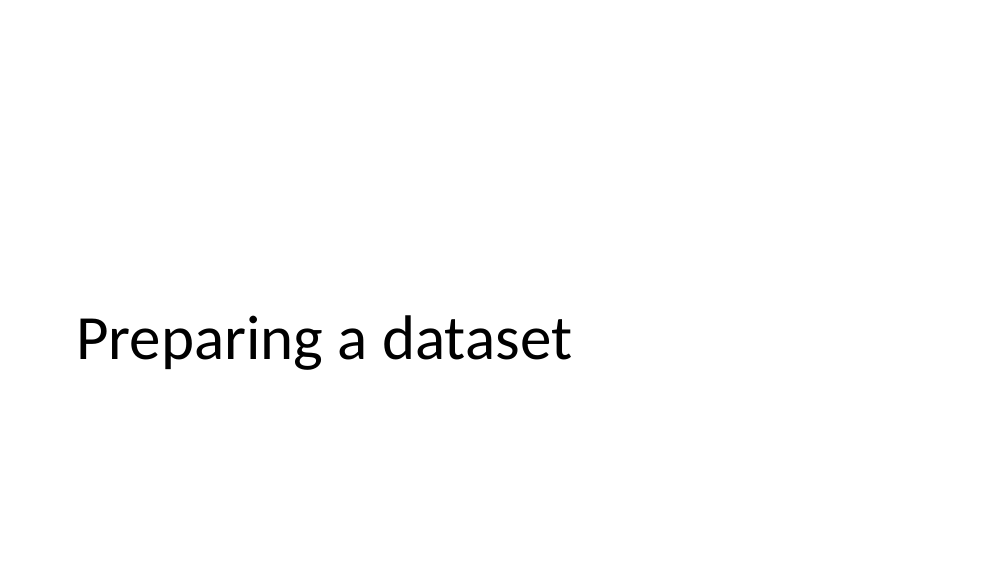
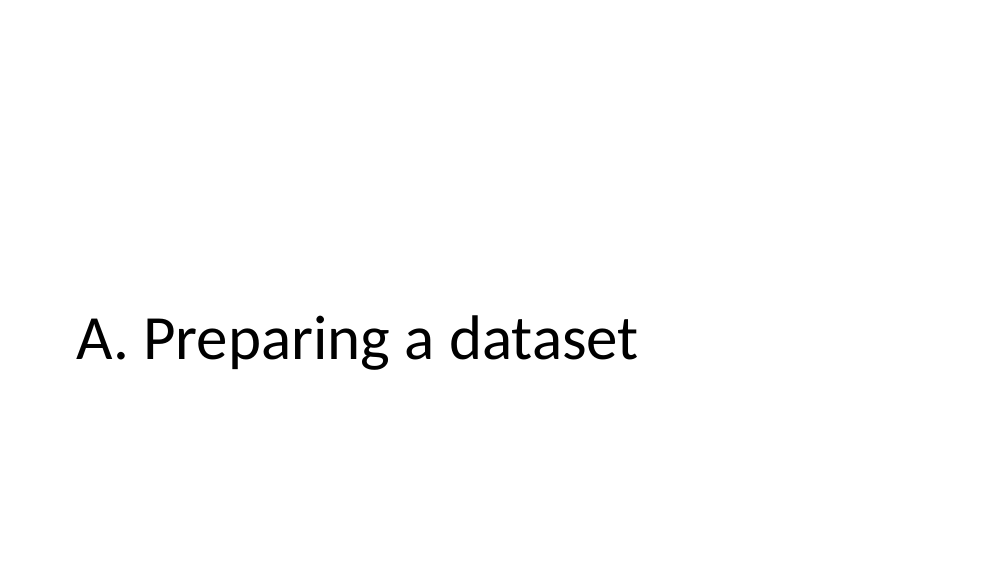
Before and after one commit to frankwxu/digital-forensics-lab, a slide deck: slide 13 of AI4Forensics/IP_Identifier_Fine_Tuning/IP_Identifer_Fine_Tuning.pptx (slide 12 before the commit). Drawn at 1008x567 pixels with LibreOffice and Linux fonts; fonts in the diff are those of the drawing; background and template pictures are left out. Boxes give left, top, right and bottom in pixels: in the first picture for what was removed or moved away, otherwise in the second. Text is boxed around its words. In the diff, an @@ line names an element or a change of style, - is before the commit and + after.

```diff
--- a/AI4Forensics/IP_Identifier_Fine_Tuning/IP_Identifer_Fine_Tuning.pptx
+++ b/AI4Forensics/IP_Identifier_Fine_Tuning/IP_Identifer_Fine_Tuning.pptx
@@ title at (x1=76, y1=315, x2=639, y2=370): text changed @@
-Preparing a dataset
+A. Preparing a dataset
```
Also in this commit, not shown: 8 other slides changed, 19 slides added, 2 slides removed, 4 other files.
